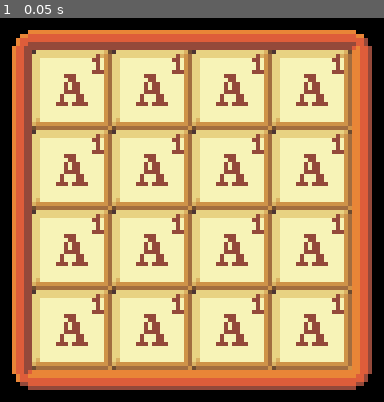
Above: before the commit, frame 1.
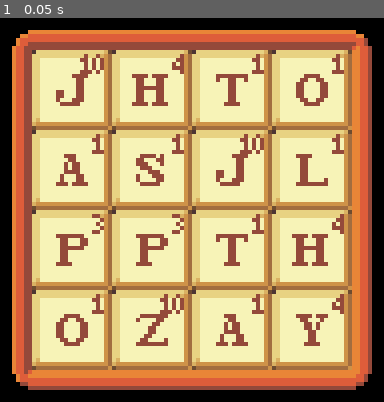
Above: after the commit, the same moment.

Repository: jakubg1/q-stab
Game: Godot game, scene res://scenes/main.tscn
Same seed, same stepped clock (60 frames per second), same inputs: the game is played once before the commit and once after it.
Inputs:
- Up to frame 1 (0.05 s): no input

The runs differ from the first frame. In frame 1, 5.8% of the frame differs, in the area x 14-90%, y 9-86%.

Commit message:
Letter rack and tile scripts
- Added scripts for letter rack and tiles.
  - The letters are now spawned with a script and have been removed from the letter rack scene.
  - Each tile gets a random letter with uniform distribution.
- Added a Utils scene which is preloaded and also has a script. Currently it is unused.
- The letter rack scene is now anchored at the top left corner of the top left tile, instead of in the middle.

Diff:
--- a/project.godot
+++ b/project.godot
@@ -15,6 +15,10 @@
 config/features=PackedStringArray("4.6", "GL Compatibility")
 config/icon="res://icon.svg"
 
+[autoload]
+
+Utils="*uid://w8hcw82sk7hb"
+
 [display]
 
 window/size/viewport_width=1200
@@ -26,6 +30,7 @@
 
 [rendering]
 
+textures/canvas_textures/default_texture_filter=0
 rendering_device/driver.windows="d3d12"
 renderer/rendering_method="gl_compatibility"
 renderer/rendering_method.mobile="gl_compatibility"
--- a/scenes/game.tscn
+++ b/scenes/game.tscn
@@ -2,7 +2,7 @@
 
 [ext_resource type="PackedScene" uid="uid://eks5o40sbdl2" path="res://scenes/letter_rack.tscn" id="1_uwrxv"]
 
-[node name="Game" type="Node2D" unique_id=1462287851]
+[node name="Game" type="Node" unique_id=1705985166]
 
 [node name="Background" type="ColorRect" parent="." unique_id=95025346]
 offset_right = 400.0
@@ -10,4 +10,4 @@
 color = Color(0, 0, 0, 1)
 
 [node name="LetterRack" parent="." unique_id=1857639040 instance=ExtResource("1_uwrxv")]
-position = Vector2(200, 160)
+position = Vector2(160, 120)
--- a/scenes/letter_rack.tscn
+++ b/scenes/letter_rack.tscn
@@ -1,60 +1,13 @@
 [gd_scene format=3 uid="uid://eks5o40sbdl2"]
 
+[ext_resource type="Script" uid="uid://bi88tr258u8c4" path="res://scripts/letter_rack.gd" id="1_8vxn3"]
 [ext_resource type="Texture2D" uid="uid://b1o4xb2jmoxds" path="res://images/letter_rack.png" id="1_v145p"]
-[ext_resource type="PackedScene" uid="uid://c26pqoh3wwkgy" path="res://scenes/letter_tile.tscn" id="2_nvfm1"]
 
 [node name="LetterRack" type="Node2D" unique_id=1857639040]
-texture_filter = 1
+script = ExtResource("1_8vxn3")
 
 [node name="Background" type="Sprite2D" parent="." unique_id=1800365923]
+position = Vector2(40, 40)
 texture = ExtResource("1_v145p")
 
 [node name="Letters" type="Node2D" parent="." unique_id=2120526347]
-
-[node name="LetterTile" parent="Letters" unique_id=1291075001 instance=ExtResource("2_nvfm1")]
-position = Vector2(-30, -30)
-
-[node name="LetterTile2" parent="Letters" unique_id=1195598075 instance=ExtResource("2_nvfm1")]
-position = Vector2(-10, -30)
-
-[node name="LetterTile3" parent="Letters" unique_id=1036325400 instance=ExtResource("2_nvfm1")]
-position = Vector2(10, -30)
-
-[node name="LetterTile4" parent="Letters" unique_id=1148070644 instance=ExtResource("2_nvfm1")]
-position = Vector2(30, -30)
-
-[node name="LetterTile5" parent="Letters" unique_id=1037462 instance=ExtResource("2_nvfm1")]
-position = Vector2(-30, -10)
-
-[node name="LetterTile6" parent="Letters" unique_id=1830913166 instance=ExtResource("2_nvfm1")]
-position = Vector2(-10, -10)
-
-[node name="LetterTile7" parent="Letters" unique_id=729648113 instance=ExtResource("2_nvfm1")]
-position = Vector2(10, -10)
-
-[node name="LetterTile8" parent="Letters" unique_id=1034346351 instance=ExtResource("2_nvfm1")]
-position = Vector2(30, -10)
-
-[node name="LetterTile9" parent="Letters" unique_id=159214114 instance=ExtResource("2_nvfm1")]
-position = Vector2(-30, 10)
-
-[node name="LetterTile10" parent="Letters" unique_id=827053428 instance=ExtResource("2_nvfm1")]
-position = Vector2(-10, 10)
-
-[node name="LetterTile11" parent="Letters" unique_id=826117634 instance=ExtResource("2_nvfm1")]
-position = Vector2(10, 10)
-
-[node name="LetterTile12" parent="Letters" unique_id=201879275 instance=ExtResource("2_nvfm1")]
-position = Vector2(30, 10)
-
-[node name="LetterTile13" parent="Letters" unique_id=1686226516 instance=ExtResource("2_nvfm1")]
-position = Vector2(-30, 30)
-
-[node name="LetterTile14" parent="Letters" unique_id=86727206 instance=ExtResource("2_nvfm1")]
-position = Vector2(-10, 30)
-
-[node name="LetterTile15" parent="Letters" unique_id=1078123278 instance=ExtResource("2_nvfm1")]
-position = Vector2(10, 30)
-
-[node name="LetterTile16" parent="Letters" unique_id=1908072774 instance=ExtResource("2_nvfm1")]
-position = Vector2(30, 30)
--- a/scenes/letter_tile.tscn
+++ b/scenes/letter_tile.tscn
@@ -1,17 +1,19 @@
 [gd_scene format=3 uid="uid://c26pqoh3wwkgy"]
 
 [ext_resource type="Texture2D" uid="uid://biabjcr8wh0l1" path="res://images/letters.png" id="1_mkkli"]
+[ext_resource type="Script" uid="uid://bgi23m8qg8l3w" path="res://scripts/letter_tile.gd" id="1_pbye1"]
 
 [sub_resource type="AtlasTexture" id="AtlasTexture_aifkk"]
 atlas = ExtResource("1_mkkli")
 region = Rect2(0, 0, 20, 20)
 
 [sub_resource type="AtlasTexture" id="AtlasTexture_rw07q"]
+resource_local_to_scene = true
 atlas = ExtResource("1_mkkli")
 region = Rect2(0, 20, 20, 20)
 
 [node name="LetterTile" type="Node2D" unique_id=1291075001]
-texture_filter = 1
+script = ExtResource("1_pbye1")
 
 [node name="Tile" type="Sprite2D" parent="." unique_id=229477545]
 texture = SubResource("AtlasTexture_aifkk")
--- /dev/null
+++ b/scenes/utils.tscn
@@ -0,0 +1,6 @@
+[gd_scene format=3 uid="uid://bd8ei6cor1wmq"]
+
+[ext_resource type="Script" uid="uid://w8hcw82sk7hb" path="res://scripts/utils.gd" id="1_lywhn"]
+
+[node name="Utils" type="Node" unique_id=1252266417]
+script = ExtResource("1_lywhn")
--- /dev/null
+++ b/scripts/letter_rack.gd
@@ -0,0 +1,16 @@
+extends Node2D
+
+const LETTER_TILE := preload("res://scenes/letter_tile.tscn")
+
+# Called when the node enters the scene tree for the first time.
+func _ready() -> void:
+	for i in 16:
+		var x = i % 4
+		var y = i / 4
+		var tile = LETTER_TILE.instantiate()
+		$Letters.add_child(tile)
+		tile.position = Vector2(x * 20 + 10, y * 20 + 10)
+
+# Called every frame. 'delta' is the elapsed time since the previous frame.
+func _process(delta: float) -> void:
+	pass
--- /dev/null
+++ b/scripts/letter_tile.gd
@@ -0,0 +1,22 @@
+extends Node2D
+
+const LETTERS := "abcdefghijklmnopqrstuvwxyz*"
+var letter := "a"
+
+# Sets a letter on this Tile.
+# `letter` must be a valid lowercase letter.
+func setLetter(letter: String) -> void:
+	self.letter = letter
+	var index = LETTERS.find(letter)
+	var x = index % 9
+	var y = index / 9 + 1
+	$Tile/Letter.texture.region = Rect2(x * 20, y * 20, 20, 20)
+
+# Called when the node enters the scene tree for the first time.
+func _ready() -> void:
+	var n = randi_range(0, 25)
+	setLetter(LETTERS[n])
+
+# Called every frame. 'delta' is the elapsed time since the previous frame.
+func _process(delta: float) -> void:
+	pass
--- /dev/null
+++ b/scripts/utils.gd
@@ -0,0 +1,8 @@
+extends Node
+
+# Maybe in the future?
+#var rng := RandomNumberGenerator.new()
+
+# Executed on start
+func _ready():
+	pass
Not shown, added: scripts/letter_rack.gd.uid
Not shown, added: scripts/letter_tile.gd.uid
Not shown, added: scripts/utils.gd.uid
